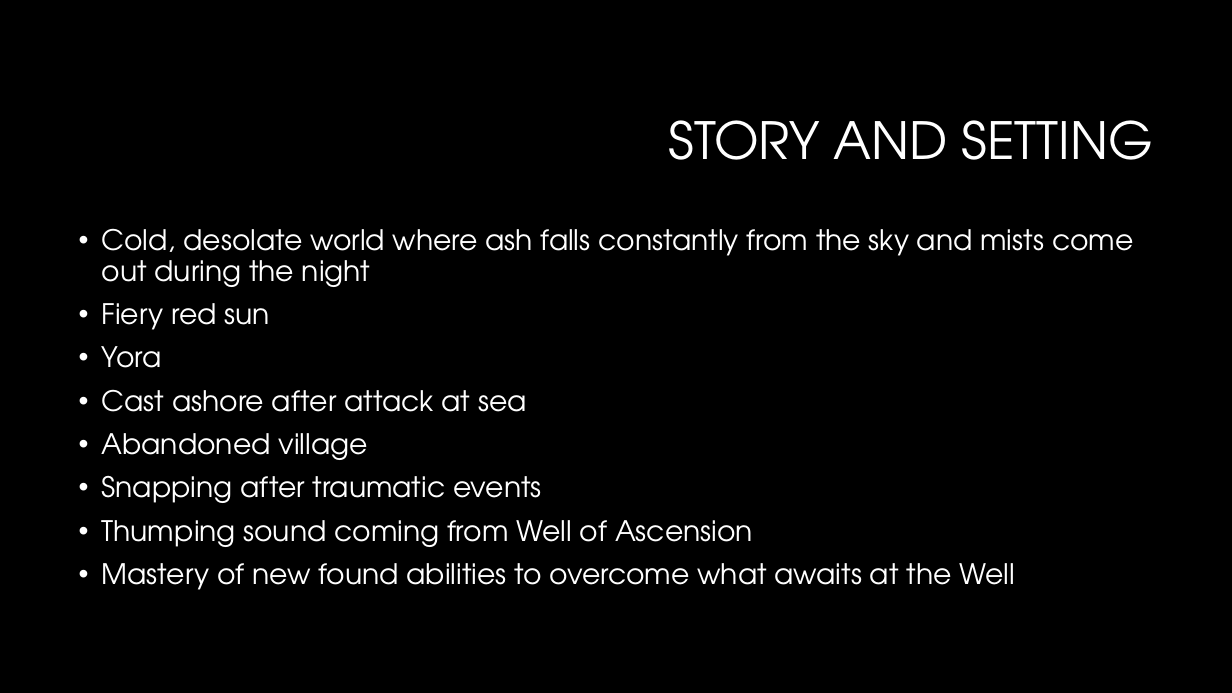
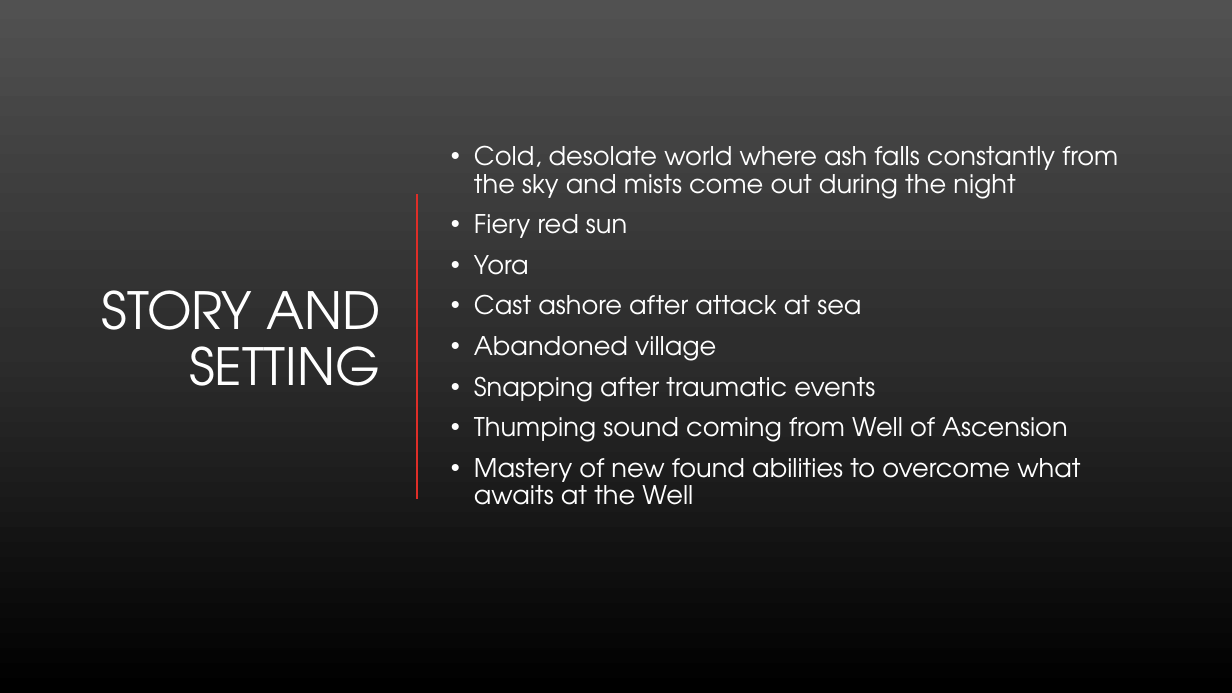
Before and after one commit to christian-plourde/COMP376-Project, a slide deck: slide 3 of Proposal/Proposal_Presentation.pptx. Drawn at 1232x693 pixels with LibreOffice and Linux fonts; fonts in the diff are those of the drawing; background and template pictures are left out. Boxes give left, top, right and bottom in pixels: in the first picture for what was removed or moved away, otherwise in the second. Text is boxed around its words. In the diff, an @@ line names an element or a change of style, - is before the commit and + after.

```diff
--- a/Proposal/Proposal_Presentation.pptx
+++ b/Proposal/Proposal_Presentation.pptx
@@ background #000000 to gradient #515151 to #2E2E2E to #000000 @@
@@ title "STORY AND SETTING" rewrapped from [669, 120, 1153, 160] to [102, 290, 380, 386] @@
@@ text "Cold, desolate world where ash ...": place and size @@
-text "Cold, desolate world where ash ..." at [102, 228, 1134, 590]
+text "Cold, desolate world where ash ..." at [474, 145, 1118, 505]
@@ text "Cold, desolate world where ash ..." at [474, 145, 1118, 505]: size 22 to 20 pt; vertical alignment top to middle @@
@@ line added from (417, 194) to (417, 499), #DF2E28 1.5 pt @@
```
Also in this commit, not shown: 1 other slide changed, 4 slides added, 1 other file.
